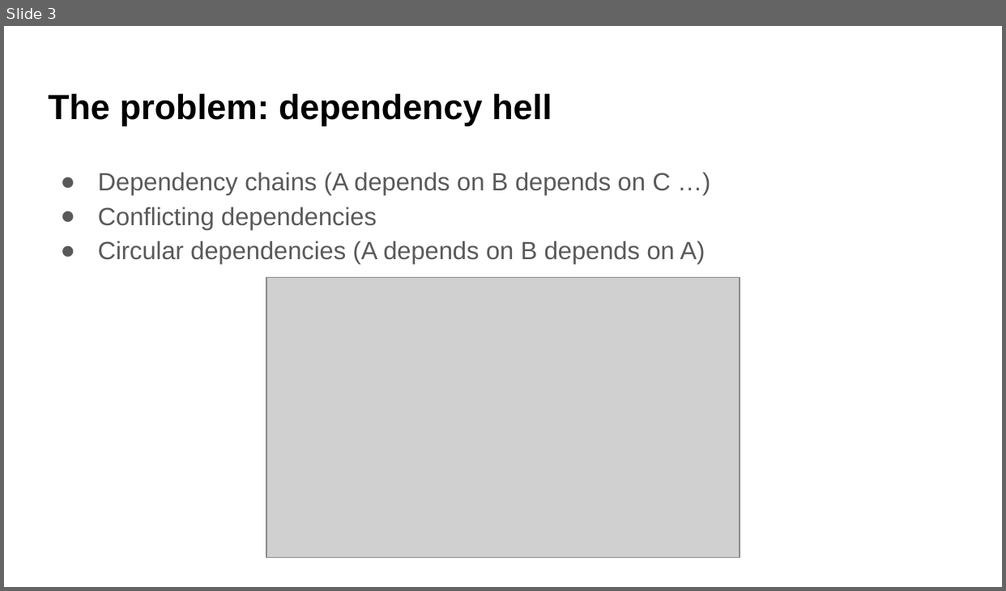
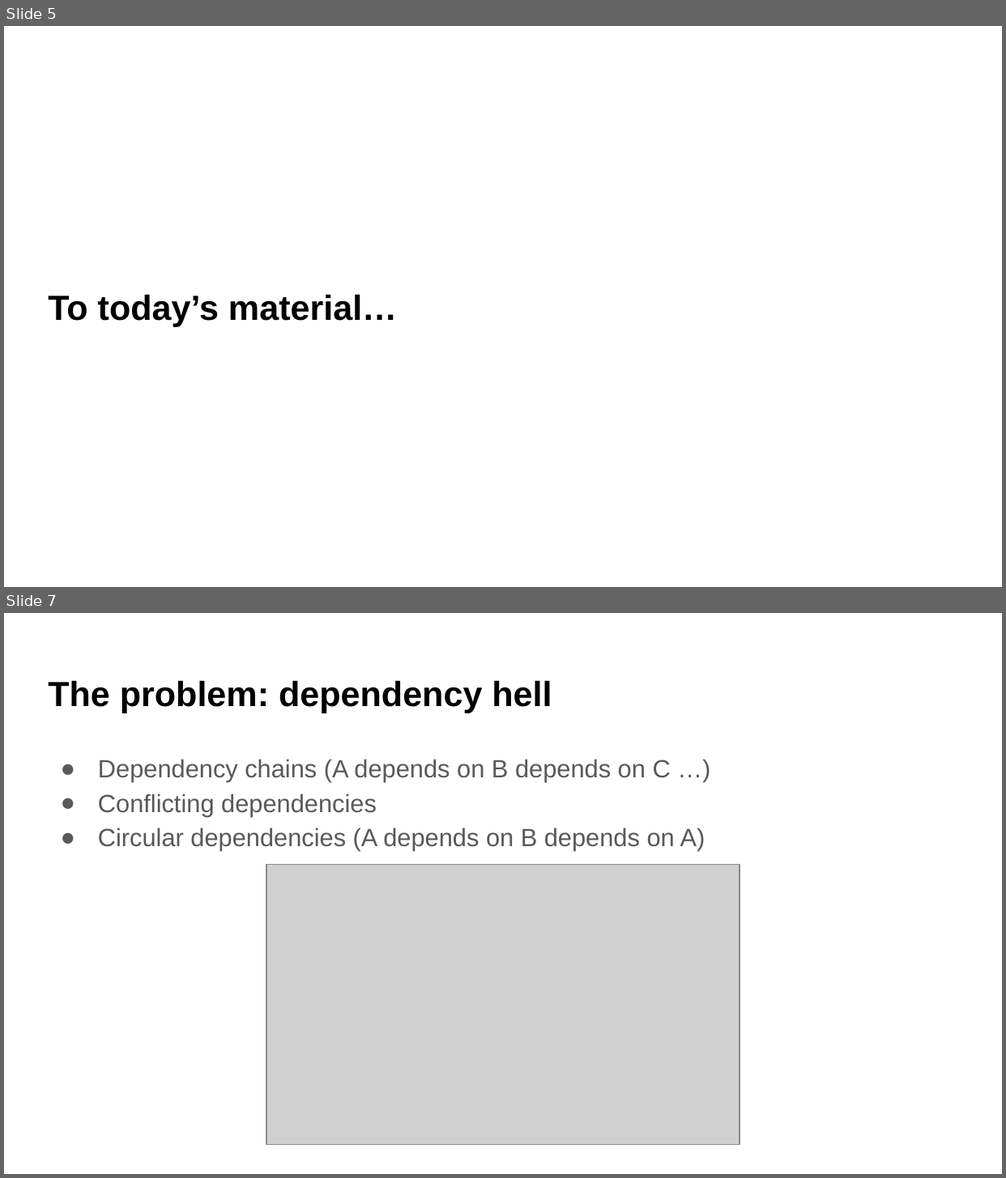
Before and after one commit to UWDATA515/lecture-materials, a slide deck: 09/DATA515_09_VirtualEnvironments.pptx. Shown one above the other, each under a label of ours: slide 3 before the commit, slides 5 and 7 after it; the slides between them are not shown. The pictures are 1006x591 and 1006x1178 pixels, drawn with LibreOffice and Linux fonts; fonts in the diff are those of the drawing; grey boxes stand for pictures; background and template pictures are left out. Boxes give left, top, right and bottom in pixels: in the first picture for what was removed or moved away, otherwise in the second. Text is boxed around its words. In the diff, an @@ line names an element or a change of style, - is before the commit and + after.

```diff
--- a/09/DATA515_09_VirtualEnvironments.pptx
+++ b/09/DATA515_09_VirtualEnvironments.pptx
@@ slide 5 added at [4, 26, 1002, 587], background picture (left out) @@
@@ title added at [48, 294, 397, 327], 25.2 pt, text #000000, bold @@
+To today’s material…
@@ what was slide 3 is now slide 7 @@
```
Also in this commit, not shown: 7 slides changed, 5 other slides added, 5 other files.
